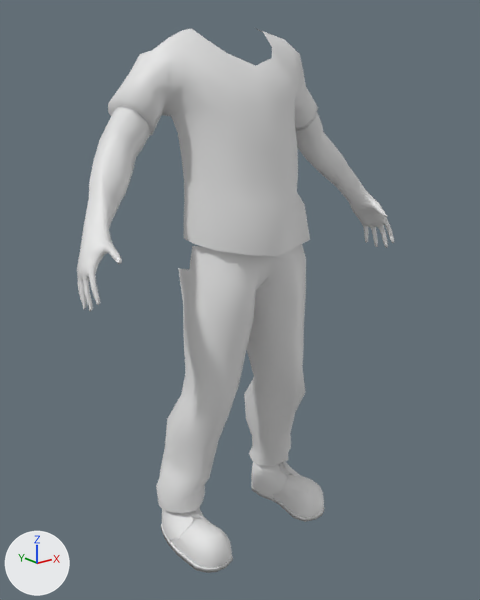
One commit to the FBX model FYP/Assets/Models/Player.fbx: the scene before it, then after it.
One viewpoint serves both versions: a 50 mm lens placed at (-1.22, -1.502, 1.387), pointed at (-0.015, 0.005, 0.785). Every picture has the same lights, and +X, +Y and +Z are marked at lower left. Materials are left out; every surface is plain grey. Where no turn or scale is listed for an object, it has been applied to the vertices.

Before the edit, the objects in view are built like this:
```python
me_mesh = bpy.data.meshes.new('Mesh')
me_mesh.from_pydata(...)  # 2475 vertices, 2301 faces; spans x -0.55..0.55, y -0.16..0.18, z 0.0..1.57
# faces by material slot: [1681, 620]
me_mesh.materials.append(mat_skin)
me_mesh.materials.append(mat_lambert1)
ob_player_character = bpy.data.objects.new('Player_Character', me_mesh)
ob_player_character.location = (0.0, 0.0, 0.0)
```
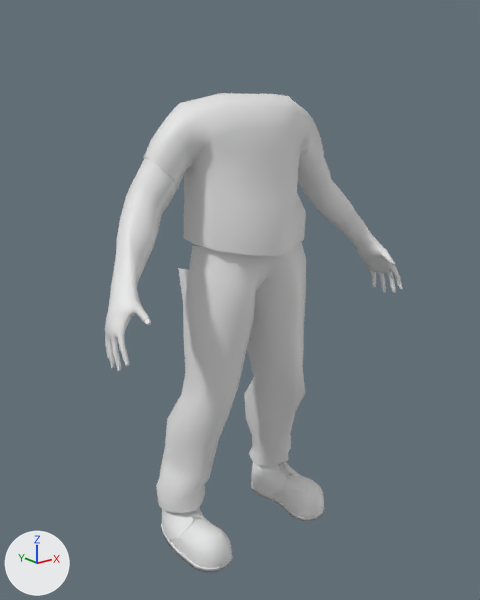
Where the change shows, as pixel boxes (x1, y1, x2, y2) in the pictures (480 x 600 px):
'Player_Character', reshaped (12% shorter)
    before: (77, 28, 394, 573)
    after: (105, 93, 403, 573)
part 1 of me_mesh, deleted
    before: (77, 106, 151, 311)
part 2 of me_mesh, deleted
    before: (296, 113, 394, 248)
part 3 of me_mesh, built on
    before: (108, 28, 318, 249)
    after: (105, 93, 403, 372)

Patch to the scene script:
```diff
--- a/FYP/Assets/Models/Player.fbx.py
+++ b/FYP/Assets/Models/Player.fbx.py
@@ me_mesh @@
 # used by ob_player_character; location = (0.0, 0.0, 0.0)
-me_mesh.from_pydata(...)  # 2475 vertices, 2301 faces; spans x -0.55..0.55, y -0.16..0.18, z 0.0..1.57
+me_mesh.from_pydata(...)  # 2440 vertices, 2276 faces; spans x -0.52..0.52, y -0.2..0.17, z 0.0..1.38
+# me_mesh part 1: the loose piece of 462 vertices spanning x -0.55..-0.27, y -0.13..0.16, z 0.88..1.36 is deleted
+# me_mesh part 2: the loose piece of 462 vertices spanning x 0.27..0.55, y -0.13..0.16, z 0.88..1.36 is deleted
+# me_mesh part 3: 14 vertices moved from x -0.19..0.18, y -0.13..-0.01, z 0.97..1.42 to x -0.19..0.17, y -0.11..0.0, z 0.97..1.38; 126 vertices removed from x -0.36..0.34, y -0.09..0.18, z 0.99..1.57; 1015 vertices added at x -0.52..0.52, y -0.2..0.12, z 0.74..1.38
```
